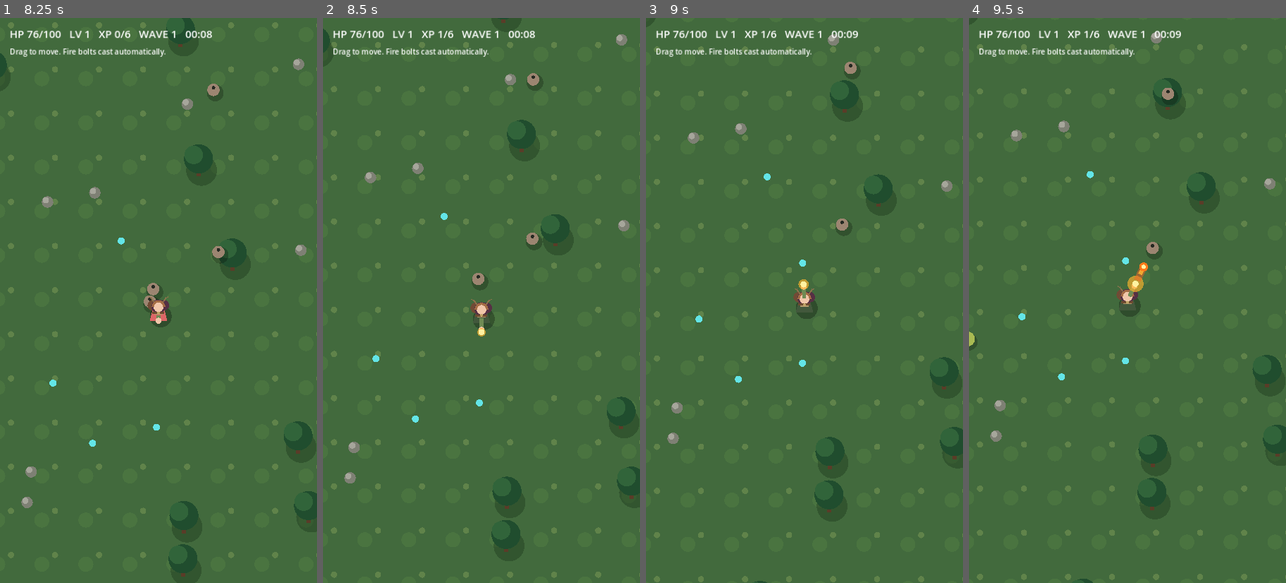
Above: before the commit, frames 1-4 (left to right).
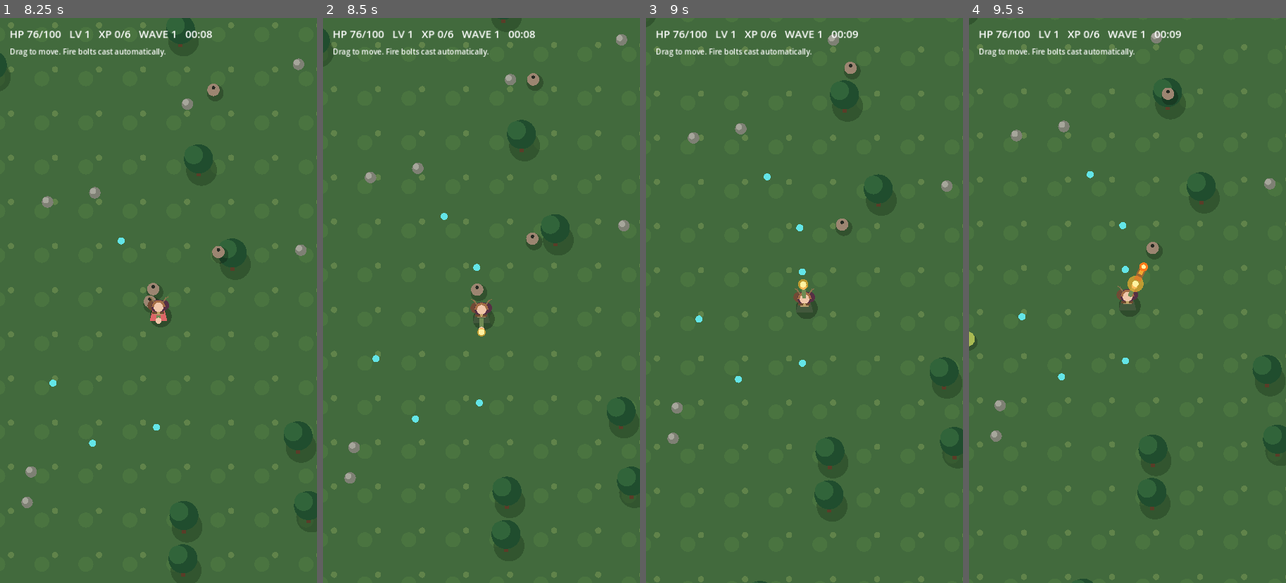
Above: after the commit, the same moments.

Repository: cosmerearchives-creator/dnd-adventurers
Game: Godot game, scene res://scenes/wilderness.tscn
Same seed, same stepped clock (60 frames per second), same inputs: the game is played once before the commit and once after it.
Inputs (mouse positions are in pixels of both pictures, inside the frame that each line leads up to):
- Up to frame 1 (8.25 s): move the mouse to (142, 413) at 0.52 s; hold Up (ui_up) 0.53-1.25 s; click (142, 413) at 0.67 s; drag from (253, 385) to (142, 413) at 1.27 s; move the mouse to (63, 215) at 2.02 s; hold Left (ui_left) 2.03-2.75 s; drag from (174, 300) to (63, 215) at 2.77 s; move the mouse to (110, 159) at 3.52 s; hold Down (ui_down) 3.53-4.25 s; drag from (228, 272) to (110, 159) at 4.27 s; move the mouse to (95, 328) at 5.02 s; hold Up (ui_up) 5.03-5.75 s; click (95, 328) at 5.17 s; drag from (190, 176) to (95, 328) at 5.77 s; move the mouse to (142, 413) at 6.52 s; hold Right (ui_right) 6.53-7.25 s; drag from (253, 385) to (142, 413) at 7.27 s; move the mouse to (63, 215) at 8.02 s; hold Down (ui_down) from 8.03 s (still down)
- Up to frame 2 (8.5 s): keep holding Down (ui_down)
- Up to frame 3 (9 s): release Down (ui_down) at 8.75 s; drag from (820, 300) to (709, 215) at 8.77 s
- Up to frame 4 (9.5 s): no input

Frame 1 is identical in both runs. In frame 2, 0.3% of the frame differs, in the area x 36-53%, y 2-51%; in frame 3, 0.1%; in frame 4, less than 0.1%.

Commit message:
Release 0.2.4 capped upgrades, random fireball splitting, visible wildfire blasts

Diff:
--- a/game/scripts/wilderness.gd
+++ b/game/scripts/wilderness.gd
@@ -23,13 +23,14 @@
 var player_xp := 0
 var xp_needed := 6
 var player_damage := 18.0
-var move_multiplier := 1.0
-var attack_multiplier := 1.0
+var move_bonus := 0.0
+var attack_speed_bonus := 0.0
 var dodge_chance := 0.0
-var bolt_radius := 10.0
+var bolt_size_bonus := 0.0
 var extra_fireball := false
-var split_fireballs := false
-var explosive_fireballs := false
+var split_count := 0
+var explosion_level := 0
+var explosions: Array[Dictionary] = []
 var leveling := false
 var pending_levels := 0
 var level_panel: PanelContainer
@@ -135,13 +136,13 @@
 
 func _upgrade_label(id: String) -> String:
     match id:
-        "attack_speed": return "Swift Casting  -  20% faster attacks"
-        "move_speed": return "Forest Stride  -  15% faster movement"
-        "dodge": return "Wild Instinct  -  +8% dodge chance"
-        "multishot": return "Twin Flame  -  cast two fireballs"
-        "split": return "Ember Seeds  -  split on impact"
-        "hitbox": return "Growing Flame  -  +35% fireball size"
-        "explosion": return "Wildfire  -  explosive impact"
+        "attack_speed": return "Swift Casting  +2.5% (max 20%)"
+        "move_speed": return "Forest Stride  +10% (max 100%)"
+        "dodge": return "Wild Instinct  +5% (max 25%)"
+        "multishot": return "Twin Flame  +1 fireball (once)"
+        "split": return "Ember Seeds  +1 random split (max 5)"
+        "hitbox": return "Growing Flame  +5% size (max 35%)"
+        "explosion": return "Wildfire  larger blast radius"
     return id
 
 func _show_level_menu() -> void:
@@ -153,9 +154,17 @@
     var pool: Array[String] = []
     for id in UPGRADES:
         if id == "multishot" and extra_fireball: continue
-        if id == "split" and split_fireballs: continue
-        if id == "explosion" and explosive_fireballs: continue
+        if id == "attack_speed" and attack_speed_bonus >= 0.199: continue
+        if id == "move_speed" and move_bonus >= 0.999: continue
+        if id == "dodge" and dodge_chance >= 0.249: continue
+        if id == "split" and split_count >= 5: continue
+        if id == "hitbox" and bolt_size_bonus >= 0.349: continue
         pool.append(id)
+    if pool.is_empty():
+        leveling = false
+        pending_levels = 0
+        level_panel.hide()
+        return
     pool.shuffle()
     for i in range(mini(3, pool.size())):
         var id: String = pool[i]
@@ -169,13 +178,13 @@
 
 func _choose_upgrade(id: String) -> void:
     match id:
-        "attack_speed": attack_multiplier *= 1.20
-        "move_speed": move_multiplier *= 1.15
-        "dodge": dodge_chance = minf(0.75, dodge_chance + 0.08)
+        "attack_speed": attack_speed_bonus = minf(0.20, attack_speed_bonus + 0.025)
+        "move_speed": move_bonus = minf(1.0, move_bonus + 0.10)
+        "dodge": dodge_chance = minf(0.25, dodge_chance + 0.05)
         "multishot": extra_fireball = true
-        "split": split_fireballs = true
-        "hitbox": bolt_radius *= 1.35
-        "explosion": explosive_fireballs = true
+        "split": split_count = mini(5, split_count + 1)
+        "hitbox": bolt_size_bonus = minf(0.35, bolt_size_bonus + 0.05)
+        "explosion": explosion_level += 1
     level_panel.hide()
     pending_levels -= 1
     if pending_levels > 0:
@@ -209,7 +218,7 @@
     var movement := Input.get_vector("ui_left", "ui_right", "ui_up", "ui_down")
     if touch_vector.length() > 0.08:
         movement = touch_vector
-    player_pos += movement.limit_length(1.0) * PLAYER_SPEED * move_multiplier * delta
+    player_pos += movement.limit_length(1.0) * PLAYER_SPEED * (1.0 + move_bonus) * delta
     if movement.length() > 0.1:
         facing = movement.normalized()
     player_pos = player_pos.clamp(Vector2.ONE * -WORLD_RADIUS, Vector2.ONE * WORLD_RADIUS)
@@ -226,6 +235,7 @@
         spawn_timer = maxf(0.25, 2.0 - elapsed / 420.0)
     _update_enemies(delta)
     _update_firebolts(delta)
+    _update_explosions(delta)
     _auto_attack()
     _collect_pickups()
     _update_hud()
@@ -277,7 +287,7 @@
             best = distance
     if nearest < 0:
         return
-    attack_timer = ATTACK_COOLDOWN / attack_multiplier
+    attack_timer = ATTACK_COOLDOWN * (1.0 - attack_speed_bonus)
     cast_timer = 0.28
     attack_flash = 0.20
     var direction: Vector2 = (enemies[nearest]["pos"] - player_pos).normalized()
@@ -296,10 +306,16 @@
 
 func _spawn_bolt(origin: Vector2, target: Dictionary, is_child: bool) -> void:
     var direction: Vector2 = (target["pos"] - origin).normalized()
-    firebolts.append({"pos": origin, "target": target, "direction": direction, "life": 1.5, "child": is_child})
+    firebolts.append({"pos": origin, "target": target, "direction": direction, "life": 1.5, "child": is_child, "random": false})
+
+func _spawn_split_bolt(origin: Vector2) -> void:
+    var angle := rng.randf_range(0.0, TAU)
+    var direction := Vector2.RIGHT.rotated(angle)
+    firebolts.append({"pos": origin, "target": {}, "direction": direction, "life": 0.85, "child": true, "random": true})
 
 func _damage_enemy(target: Dictionary, damage: float) -> void:
-    if not enemies.has(target): return
+    if not enemies.has(target):
+        return
     target["hp"] = float(target["hp"]) - damage
     if float(target["hp"]) <= 0.0:
         pickups.append(target["pos"])
@@ -307,35 +323,55 @@
 
 func _impact_bolt(bolt: Dictionary, target: Dictionary) -> void:
     var point: Vector2 = bolt["pos"]
-    var candidates: Array[Dictionary] = []
-    for enemy in enemies:
-        if enemy != target and point.distance_to(enemy["pos"]) < 270.0:
-            candidates.append(enemy)
     _damage_enemy(target, player_damage * (0.65 if bolt["child"] else 1.0))
-    if explosive_fireballs:
+    if explosion_level > 0:
+        var radius := 65.0 + 25.0 * float(explosion_level)
+        explosions.append({"pos": point, "radius": radius, "age": 0.0, "duration": 0.38})
         for enemy in enemies.duplicate():
-            if point.distance_to(enemy["pos"]) <= 90.0 + bolt_radius:
+            if point.distance_to(enemy["pos"]) <= radius:
                 _damage_enemy(enemy, player_damage * 0.65)
-    if split_fireballs and not bolt["child"]:
-        candidates.shuffle()
-        for i in range(mini(2, candidates.size())):
-            if enemies.has(candidates[i]):
-                _spawn_bolt(point, candidates[i], true)
+    # Every primary bolt produces its splits, even if there are no other targets.
+    # Split children fly straight in random directions and do not recursively split.
+    if split_count > 0 and not bolt["child"]:
+        for i in range(split_count):
+            _spawn_split_bolt(point)
 
 func _update_firebolts(delta: float) -> void:
     for i in range(firebolts.size() - 1, -1, -1):
         var bolt: Dictionary = firebolts[i]
         bolt["life"] = float(bolt["life"]) - delta
-        var target: Dictionary = bolt["target"]
-        if not enemies.has(target) or float(bolt["life"]) <= 0.0:
+        if float(bolt["life"]) <= 0.0:
             firebolts.remove_at(i)
             continue
-        var direction: Vector2 = (target["pos"] - bolt["pos"]).normalized()
-        bolt["direction"] = direction
-        bolt["pos"] += direction * FIREBOLT_SPEED * delta
-        if (bolt["pos"] as Vector2).distance_to(target["pos"]) < 15.0 + bolt_radius:
-            _impact_bolt(bolt, target)
+        var direction: Vector2 = bolt["direction"]
+        if not bolt["random"]:
+            var target: Dictionary = bolt["target"]
+            if not enemies.has(target):
+                firebolts.remove_at(i)
+                continue
+            direction = (target["pos"] - bolt["pos"]).normalized()
+            bolt["direction"] = direction
+        var previous: Vector2 = bolt["pos"]
+        bolt["pos"] = previous + direction * FIREBOLT_SPEED * delta
+        var hit_radius := 10.0 * (1.0 + bolt_size_bonus)
+        var hit: Dictionary = {}
+        for enemy in enemies:
+            var enemy_radius: float = float(ENEMY_TYPES[enemy["kind"]]["radius"])
+            var center: Vector2 = enemy["pos"]
+            var segment: Vector2 = bolt["pos"] - previous
+            var t := clampf((center - previous).dot(segment) / maxf(segment.length_squared(), 0.001), 0.0, 1.0)
+            if center.distance_to(previous + segment * t) <= hit_radius + enemy_radius:
+                hit = enemy
+                break
+        if not hit.is_empty():
+            _impact_bolt(bolt, hit)
             firebolts.remove_at(i)
+
+func _update_explosions(delta: float) -> void:
+    for i in range(explosions.size() - 1, -1, -1):
+        explosions[i]["age"] = float(explosions[i]["age"]) + delta
+        if float(explosions[i]["age"]) >= float(explosions[i]["duration"]):
+            explosions.remove_at(i)
 
 func _collect_pickups() -> void:
     for i in range(pickups.size() - 1, -1, -1):
@@ -430,7 +466,15 @@
     if cast_timer > 0.0:
         draw_circle(hand + facing * 5.0, 13.0 + 7.0 * sin(elapsed * 30.0), Color("#ffb32b", 0.65))
         draw_circle(hand + facing * 5.0, 7.0, Color("#fff2a1"))
+    for blast in explosions:
+        var progress: float = float(blast["age"]) / float(blast["duration"])
+        var radius: float = float(blast["radius"]) * (0.2 + 0.8 * progress)
+        var alpha := 1.0 - progress
+        draw_circle(blast["pos"], radius, Color(1.0, 0.27, 0.05, alpha * 0.28))
+        draw_arc(blast["pos"], radius, 0.0, TAU, 40, Color(1.0, 0.76, 0.2, alpha), 10.0)
+        draw_circle(blast["pos"], radius * 0.45, Color(1.0, 0.85, 0.28, alpha * 0.32))
     for bolt in firebolts:
+        var bolt_radius := 10.0 * (1.0 + bolt_size_bonus)
         var p: Vector2 = bolt["pos"]
         var d: Vector2 = bolt["direction"]
         draw_line(p - d * 34.0, p, Color("#ff5722", 0.45), bolt_radius * 1.6)
Not shown, changed: app/build.gradle
